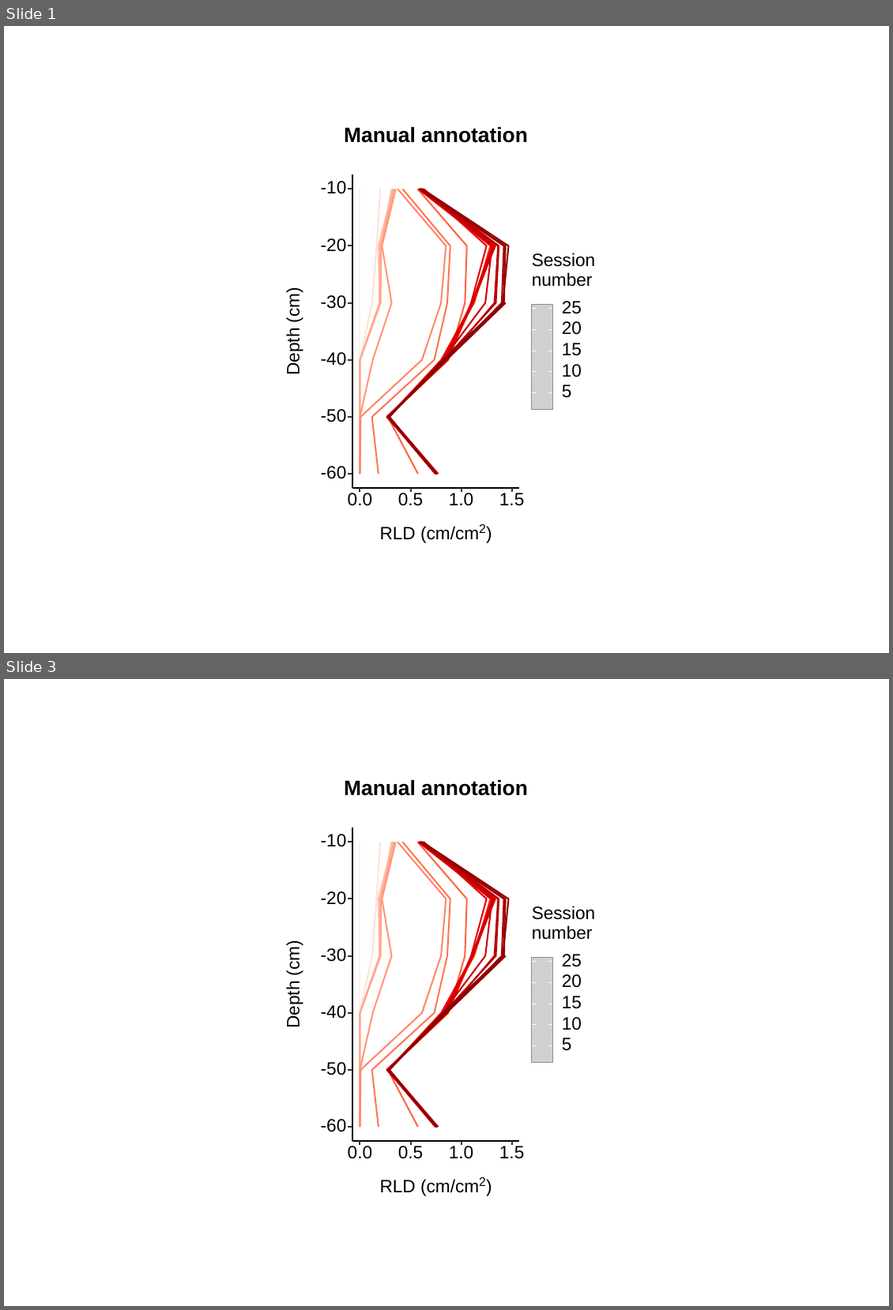
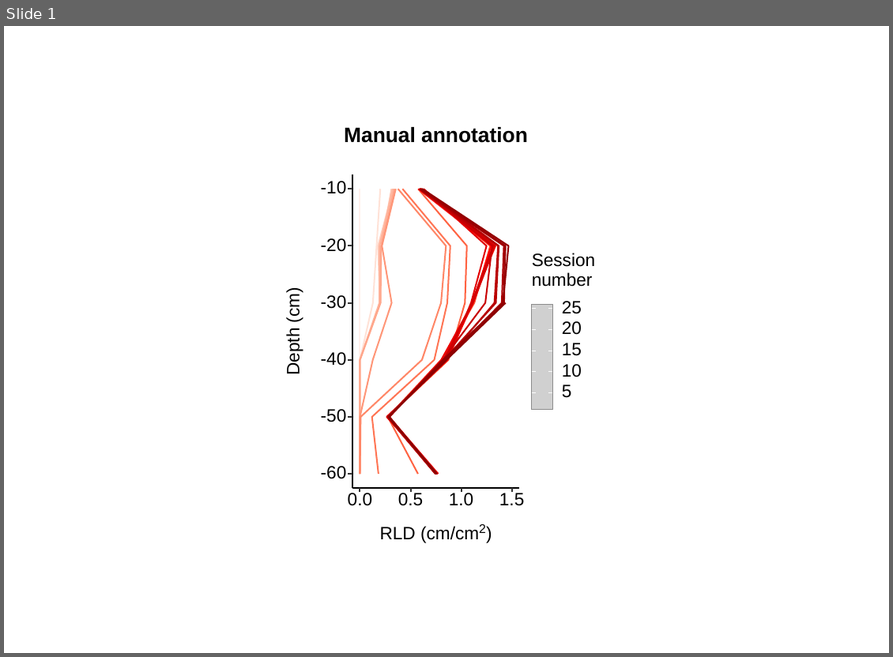
Before and after one commit to kainingzhou/autocam_to_autoanalysis, a slide deck: 3_make comparision graphs/ggplot2_plot.pptx. Shown one above the other, each under a label of ours: slides 1 and 3 before the commit, slide 1 after it; the slides between them are not shown. The pictures are 893x1310 and 893x657 pixels, drawn with LibreOffice and Linux fonts; fonts in the diff are those of the drawing; grey boxes stand for pictures. Boxes give left, top, right and bottom in pixels: in the first picture for what was removed or moved away, otherwise in the second. Text is boxed around its words. In the diff, an @@ line names an element or a change of style, - is before the commit and + after.

```diff
--- a/3_make comparision graphs/ggplot2_plot.pptx
+++ b/3_make comparision graphs/ggplot2_plot.pptx
@@ slide 3 removed at box(4, 679, 889, 1306), background #FFFFFF @@
@@ group removed at box(283, 779, 608, 1208): 48 freeform shapes, 22 texts, 3 rectangles, 1 picture @@
--60
--50
--40
--30
--20
--10
-0.0
-0.5
-1.0
-1.5
-RLD (cm/cm
-2
-)
-Depth (cm)
-5
-10
-15
-20
-25
-Session
-number
-Manual annotation
@@ slide 1 changed as well @@
@@ outline redrawn in 7 elements at box(360, 189, 446, 474), box(388, 189, 467, 474), box(387, 189, 495, 474), box(387, 189, 491, 474), box(387, 189, 498, 474), box(388, 189, 504, 474), box(389, 189, 506, 474) @@
```
Also in this commit, not shown: 3 other slides changed, 1 other slide removed, 4 other files.
